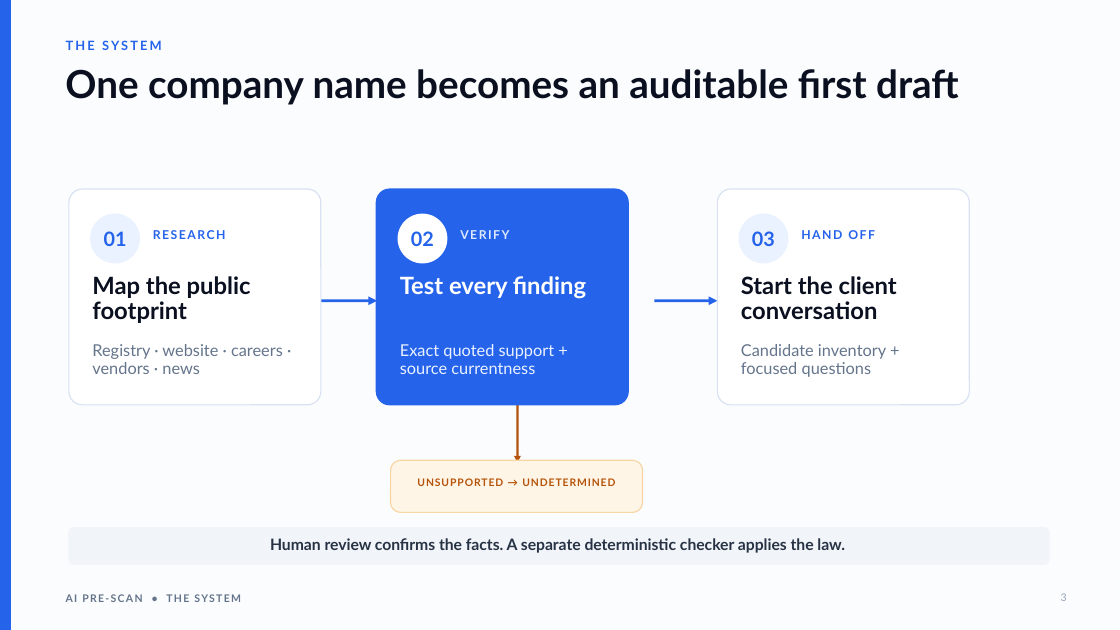
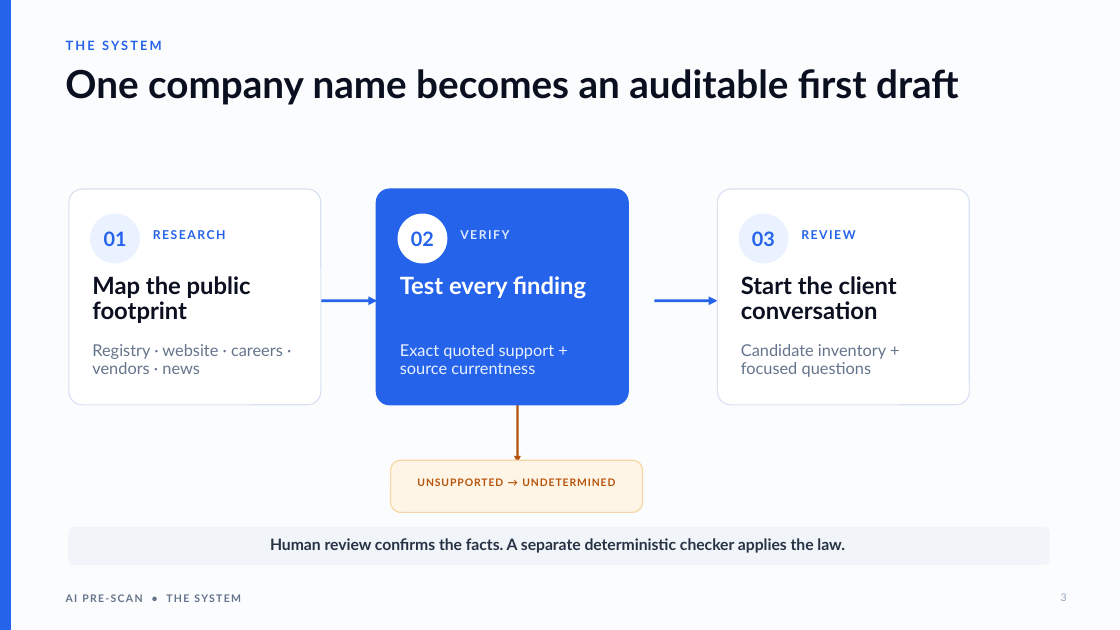
Before and after one commit to nyelugo/PROJECT-AI-Pre-Scan, a slide deck: slide 3 of docs/ai-pre-scan-presentation.pptx. Drawn at 1120x630 pixels with LibreOffice and Linux fonts; fonts in the diff are those of the drawing. Boxes give left, top, right and bottom in pixels: in the first picture for what was removed or moved away, otherwise in the second. Text is boxed around its words. In the diff, an @@ line names an element or a change of style, - is before the commit and + after.

```diff
--- a/docs/ai-pre-scan-presentation.pptx
+++ b/docs/ai-pre-scan-presentation.pptx
@@ text at <box>801,230,855,239</box>: text changed @@
-HAND OFF
+REVIEW
```
Also in this commit, not shown: 5 other slides changed, 1 other file.
